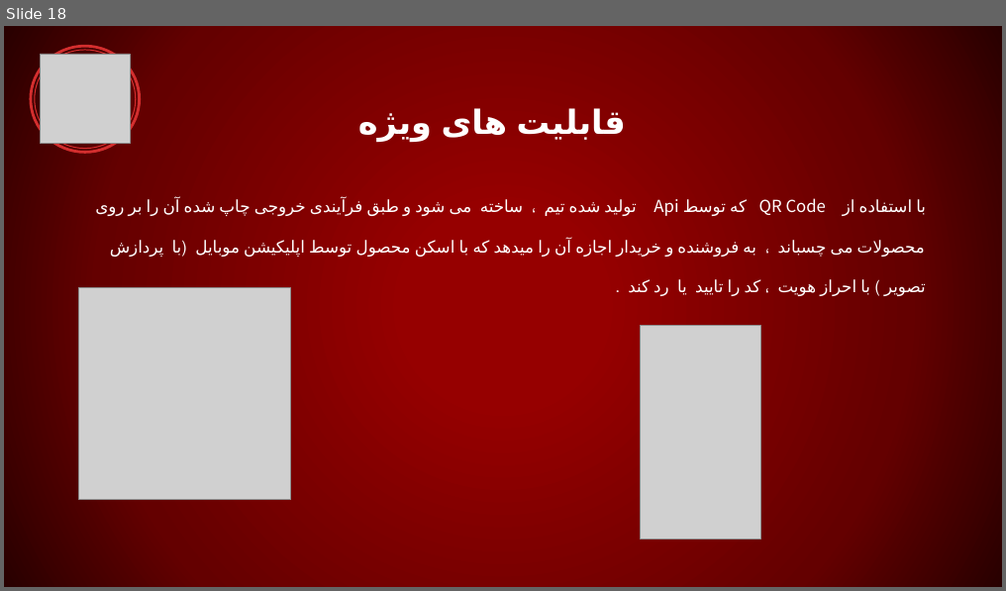
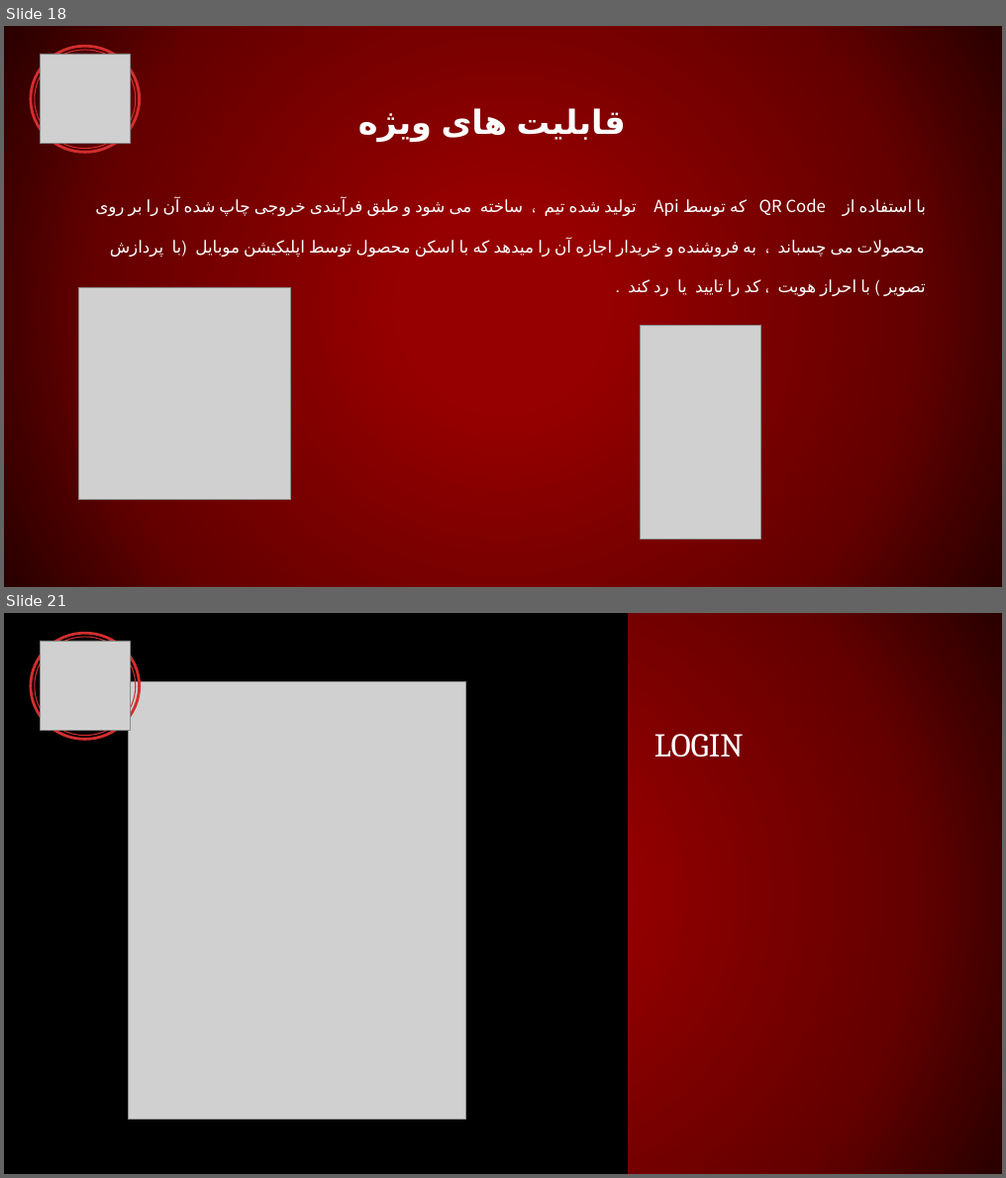
Before and after one commit to Dr-Hesaabi/Sharif-Documentation, a slide deck: presentation.pptx. Shown one above the other, each under a label of ours: slide 18 before the commit, slides 18 and 21 after it; the slides between them are not shown. The pictures are 1006x591 and 1006x1178 pixels, drawn with LibreOffice and Linux fonts; fonts in the diff are those of the drawing; grey boxes stand for pictures. Boxes give left, top, right and bottom in pixels: in the first picture for what was removed or moved away, otherwise in the second. Text is boxed around its words. In the diff, an @@ line names an element or a change of style, - is before the commit and + after.

```diff
--- a/presentation.pptx
+++ b/presentation.pptx
@@ slide 21 added at (4, 613, 1002, 1174), background gradient #960000 to #650000 to #290000 @@
@@ rectangle added at (4, 613, 628, 1174), fill #000000 @@
@@ freeform shape added at (30, 632, 141, 741), fill #D32E2E @@
@@ freeform shape added at (34, 636, 136, 736), fill #D32E2E @@
@@ picture added at (40, 641, 130, 731) @@
@@ picture added at (129, 682, 465, 1120) @@
@@ title added at (654, 734, 744, 758), 32 pt, text #FFFFFF @@
+LOGIN
```
Also in this commit, not shown: 13 other slides added.
